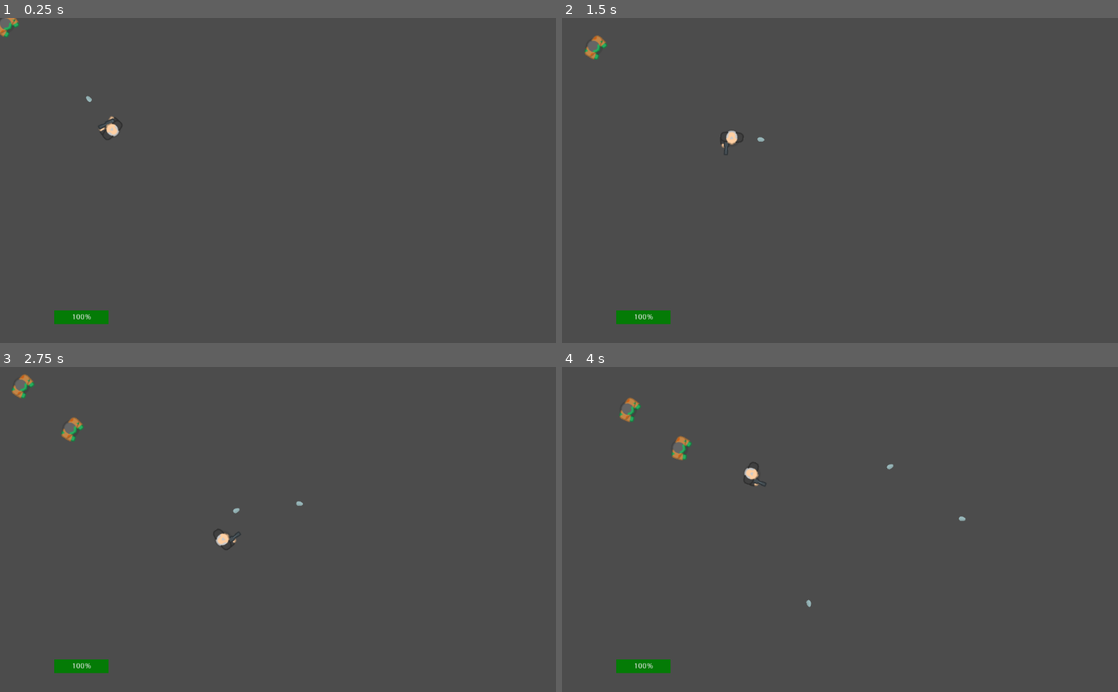
Above: before the commit, frames 1-4 (two rows, left to right).
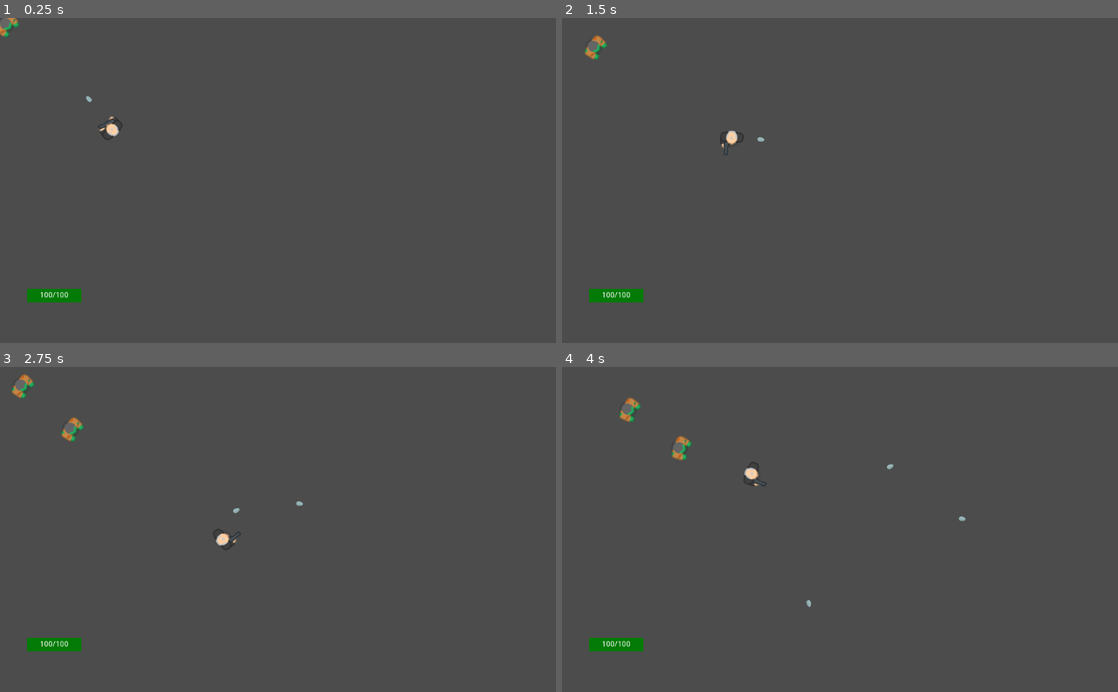
Above: after the commit, the same moments.

Repository: oscaralonsob/gdZombieSurvivors
Game: Godot game, scene res://game.tscn
The game is run twice, just before and just after one commit, with the same random seed, the same clock (stepped at 60 frames per second) and the same inputs.
Inputs (mouse positions are in pixels of both pictures, inside the frame that each line leads up to):
- Up to frame 1 (0.25 s): no input
- Up to frame 2 (1.5 s): move the mouse to (962, 164) at 0.52 s; hold Right (ui_right) 0.53-1.28 s; move the mouse to (728, 196) at 1.27 s; hold Down (ui_down) from 1.28 s (still down)
- Up to frame 3 (2.75 s): move the mouse to (333, 458) at 2.02 s; release Down (ui_down) at 2.03 s; hold Right (ui_right) from 2.03 s (still down)
- Up to frame 4 (4 s): move the mouse to (812, 594) at 2.77 s; release Right (ui_right) at 2.78 s; hold Up (ui_up) 2.78-3.53 s; move the mouse to (1006, 578) at 3.52 s; hold Left (ui_left) from 3.53 s (still down)

The runs differ from the first frame. In frame 1, 0.8% of the frame differs, in the area x 4-20%, y 83-95%; in frame 2, 0.8%; in frame 3, 0.8%; in frame 4, 0.8%.

Commit message:
feat: health bar

Diff:
--- a/godot/UI/scene/UI.tscn
+++ b/godot/UI/scene/HealthBar.tscn
@@ -15,7 +15,15 @@
 custom_styles/bg = SubResource( 2 )
 custom_colors/font_color_shadow = Color( 0.87451, 0.0745098, 0.0745098, 1 )
 value = 60.0
+percent_visible = false
 script = ExtResource( 1 )
 __meta__ = {
 "_edit_use_anchors_": false
 }
+
+[node name="Label" type="Label" parent="."]
+anchor_right = 1.0
+anchor_bottom = 1.0
+text = "100/100"
+align = 1
+valign = 1
--- a/godot/UI/script/HealthBar.gd
+++ b/godot/UI/script/HealthBar.gd
@@ -1,4 +1,7 @@
 extends ProgressBar
+
+
+onready var _label: Label = $Label
 
 
 # Called when the node enters the scene tree for the first time.
@@ -8,3 +11,4 @@
 
 func _update_bar(v: float, max_v: float) -> void:
 	value = v
+	_label.text = str(v) + "/" + str(max_v)
--- a/godot/game.tscn
+++ b/godot/game.tscn
@@ -2,19 +2,19 @@
 
 [ext_resource path="res://zombie/scene/ZombieSpawner.tscn" type="PackedScene" id=1]
 [ext_resource path="res://player/scene/Player.tscn" type="PackedScene" id=2]
-[ext_resource path="res://UI/scene/UI.tscn" type="PackedScene" id=3]
+[ext_resource path="res://UI/scene/HealthBar.tscn" type="PackedScene" id=3]
 
 [node name="Scene" type="Node2D"]
 
-[node name="ProgressBar" parent="." instance=ExtResource( 3 )]
+[node name="HealthBar" parent="." instance=ExtResource( 3 )]
 anchor_left = 0.5
 anchor_top = 1.0
 anchor_right = 0.5
 anchor_bottom = 1.0
-margin_left = 100.0
-margin_top = 540.0
-margin_right = 200.0
-margin_bottom = 565.0
+margin_left = 50.0
+margin_top = 500.0
+margin_right = 150.0
+margin_bottom = 525.0
 
 [node name="Player" parent="." instance=ExtResource( 2 )]
 
